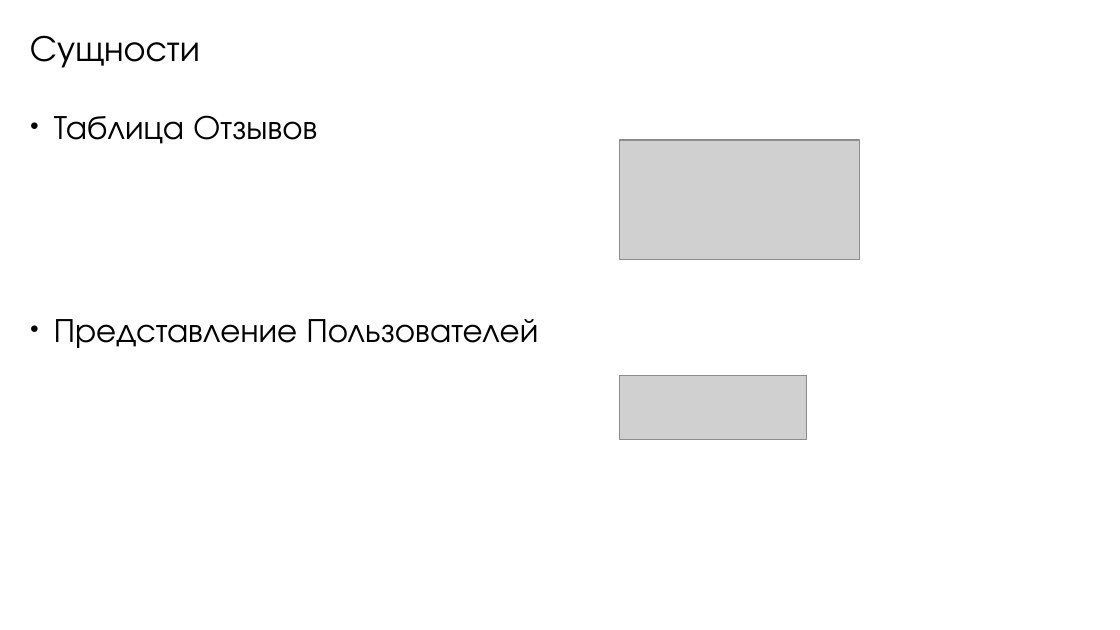
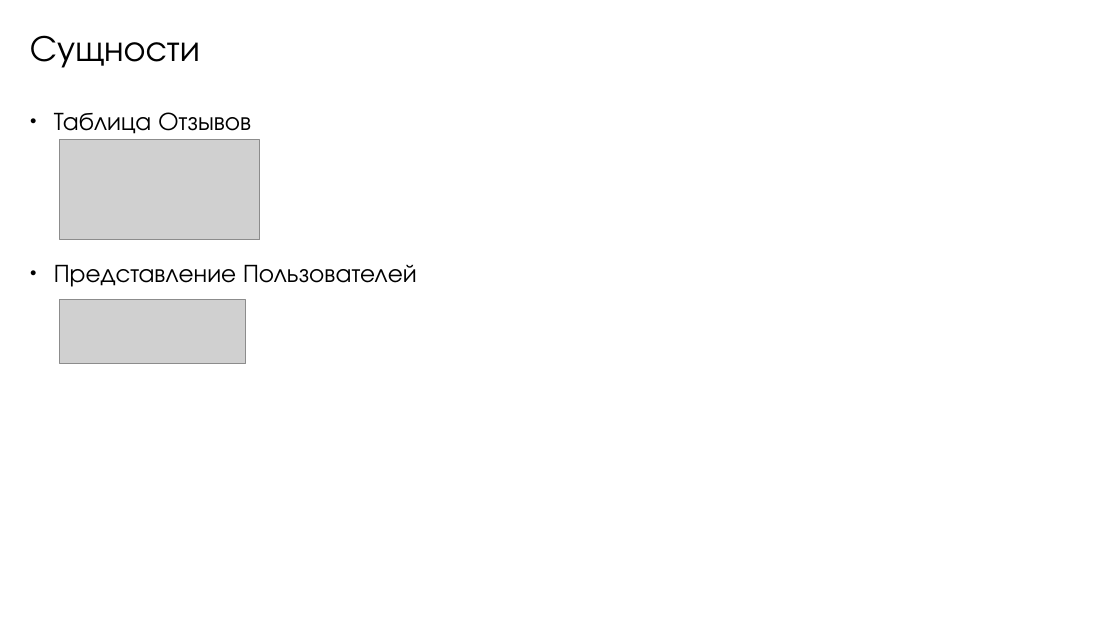
Before and after one commit to mrypdm/bsbd_kursach, a slide deck: slide 4 of docs/ИУ8-81. БСБД. Презентация. Шаповалов.odp (slide 8 before the commit). Drawn at 1120x630 pixels with LibreOffice and Linux fonts; fonts in the diff are those of the drawing; grey boxes stand for pictures. Boxes give left, top, right and bottom in pixels: in the first picture for what was removed or moved away, otherwise in the second. Text is boxed around its words. In the diff, an @@ line names an element or a change of style, - is before the commit and + after.

```diff
--- a/docs/ИУ8-81. БСБД. Презентация. Шаповалов.odp
+++ b/docs/ИУ8-81. БСБД. Презентация. Шаповалов.odp
@@ text "Таблица Отзывов" at (x1=54, y1=112, x2=417, y2=287): size 24 to 18 pt @@
@@ picture resized from (x1=620, y1=140, x2=860, y2=260) to (x1=60, y1=140, x2=260, y2=240) @@
@@ picture moved from (x1=620, y1=376, x2=807, y2=441) to (x1=60, y1=300, x2=246, y2=364) @@
```
Also in this commit, not shown: 7 other slides changed, 2 slides added, 9 slides removed, 6 other files.
